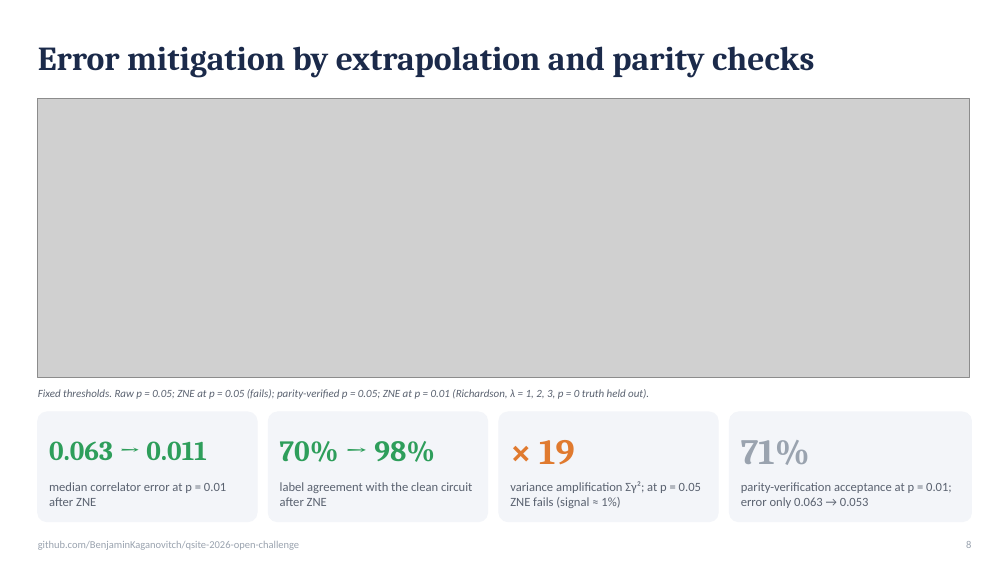
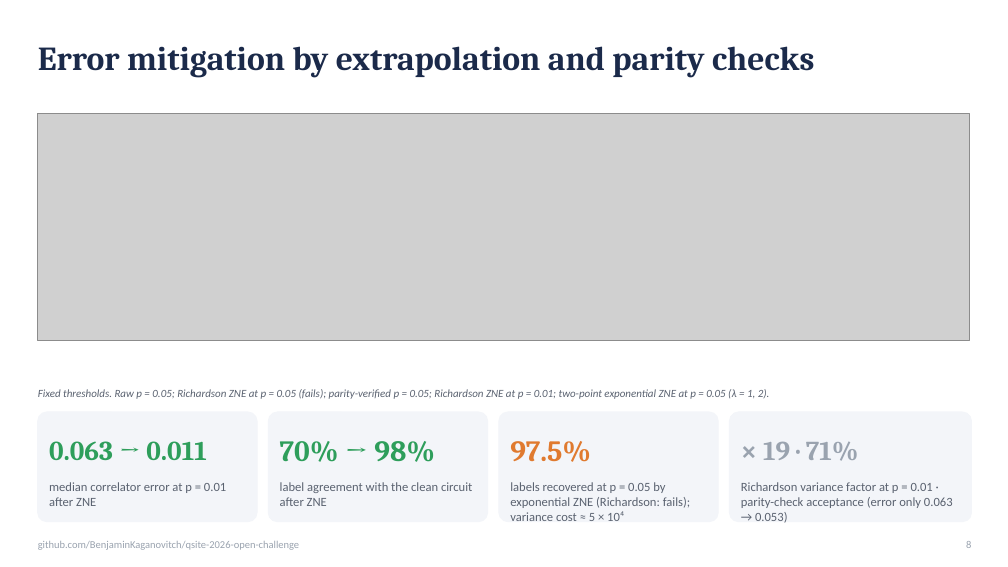
Before and after one commit to BenjaminKaganovitch/qsite-2026-open-challenge, a slide deck: slide 8 of Scientific Track/team/writeup/slides.pptx. Drawn at 1008x567 pixels with LibreOffice and Linux fonts; fonts in the diff are those of the drawing; grey boxes stand for pictures. Boxes give left, top, right and bottom in pixels: in the first picture for what was removed or moved away, otherwise in the second. Text is boxed around its words. In the diff, an @@ line names an element or a change of style, - is before the commit and + after.

```diff
--- a/Scientific Track/team/writeup/slides.pptx
+++ b/Scientific Track/team/writeup/slides.pptx
@@ picture: place and size @@
-picture at [38,98,970,377]
+picture at [38,113,970,340]
@@ text at [38,389,770,399]: text changed @@
-Fixed thresholds. Raw p = 0.05; ZNE at p = 0.05 (fails); parity-verified p = 0.05; ZNE at p = 0.01 (Richardson, λ = 1, 2, 3, p = 0 truth held out).
+Fixed thresholds. Raw p = 0.05; Richardson ZNE at p = 0.05 (fails); parity-verified p = 0.05; Richardson ZNE at p = 0.01; two-point exponential ZNE at p = 0.05 (λ = 1, 2).
@@ text at [510,441,591,462]: text changed; size 34 to 28 pt @@
-× 19
+97.5%
@@ text at [763,442,859,461]: text changed; size 34 to 26 pt @@
-71%
+× 19 · 71%
@@ text at [510,482,690,521]: text changed @@
-variance amplification Σγ²; at p = 0.05 ZNE fails (signal ≈ 1%)
+labels recovered at p = 0.05 by exponential ZNE (Richardson: fails); variance cost ≈ 5 × 10⁴
@@ text at [741,482,953,523]: text changed @@
-parity-verification acceptance at p = 0.01; error only 0.063 → 0.053
+Richardson variance factor at p = 0.01 · parity-check acceptance (error only 0.063 → 0.053)
```
Also in this commit, not shown: 3 other slides changed, 4 other files.
